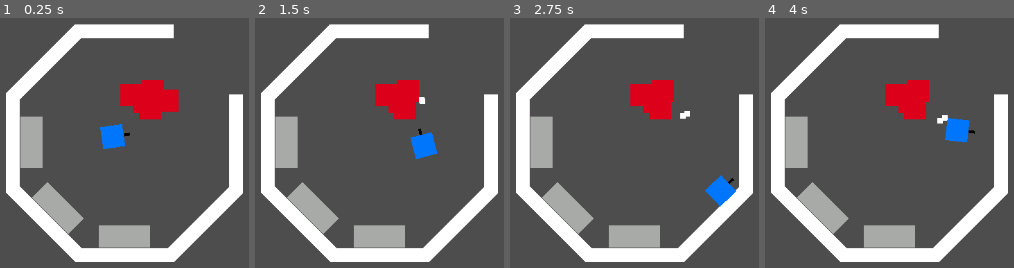
Above: before the commit, frames 1-4 (left to right).
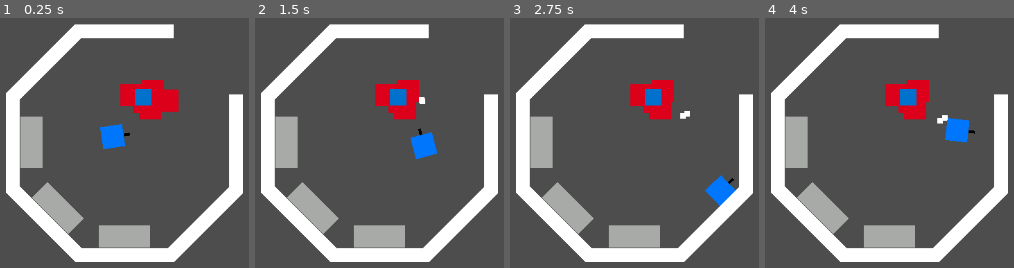
Above: after the commit, the same moments.

Repository: rledford/drone-commander-2025
Game: Godot game, scene res://main.tscn
The game is run twice, just before and just after one commit, with the same random seed, the same clock (stepped at 60 frames per second) and the same inputs.
Inputs (mouse positions are in pixels of both pictures, inside the frame that each line leads up to):
- Up to frame 1 (0.25 s): no input
- Up to frame 2 (1.5 s): tap Enter at 0.5 s; move the mouse to (outside the picture) at 0.52 s; hold D (move_right) 0.53-1.28 s; tap E (interact) at 0.6 s; move the mouse to (419, 128) at 1.27 s; hold S (move_down) from 1.28 s (still down); click (419, 128) at 1.35 s
- Up to frame 3 (2.75 s): move the mouse to (outside the picture) at 2.02 s; release S (move_down) at 2.03 s; hold D (move_right) from 2.03 s (still down); tap E (interact) at 2.1 s
- Up to frame 4 (4 s): move the mouse to (outside the picture) at 2.77 s; release D (move_right) at 2.78 s; hold W (move_up) 2.78-3.53 s; click (outside the picture) at 2.85 s; move the mouse to (outside the picture) at 3.52 s; hold A (move_left) from 3.53 s (still down); tap E (interact) at 3.6 s

The runs differ from the first frame. In frame 1, 0.5% of the frame differs, in the area x 54-62%, y 28-36%; in frame 2, 0.5%; in frame 3, 0.5%, in the area x 54-92%, y 28-76%; in frame 4, 0.5%.

Commit message:
feat: Setup gather drone
- Add event bus signals to separate scrap collection from gathering
- Implement drone scrap gathering and delivery to player

Diff:
--- /dev/null
+++ b/actors/drone/gather_drone/gather_drone.gd
@@ -0,0 +1,36 @@
+extends CharacterBody2D
+
+@export var carry_capacity: int = 3
+@onready var dropzone: Area2D = $Dropzone
+
+var _carry_count: int = 0
+var _scrap_target: Node2D
+
+
+func _ready() -> void:
+	EventBus.scrap_collect_requested.connect(_on_scrap_collect_requested)
+	dropzone.body_entered.connect(_on_dropzone_body_entered)
+
+
+func _process(_delta: float) -> void:
+	pass
+
+
+func _physics_process(_delta: float) -> void:
+	move_and_slide()
+
+
+func _on_scrap_collect_requested(by: Node, scrap: Node, amount: int) -> void:
+	if by != self: return
+	if _carry_count + amount > carry_capacity: return
+
+	_carry_count += amount
+	print('gathered scrap')
+
+
+func _on_dropzone_body_entered(by: Node) -> void:
+	if not _carry_count: return
+
+	EventBus.scrap_delivered.emit(self, by, _carry_count)
+
+	_carry_count = 0
--- /dev/null
+++ b/actors/drone/gather_drone/gather_drone.tscn
@@ -0,0 +1,29 @@
+[gd_scene load_steps=5 format=3 uid="uid://bpj6awi0qwf6r"]
+
+[ext_resource type="Script" uid="uid://qyu62i8kggm1" path="res://actors/drone/gather_drone/gather_drone.gd" id="1_36357"]
+
+[sub_resource type="CanvasTexture" id="CanvasTexture_36357"]
+
+[sub_resource type="CircleShape2D" id="CircleShape2D_36357"]
+radius = 11.0454
+
+[sub_resource type="CircleShape2D" id="CircleShape2D_elyho"]
+radius = 8.0
+
+[node name="GatherDrone" type="CharacterBody2D"]
+collision_mask = 8
+script = ExtResource("1_36357")
+
+[node name="Sprite2D" type="Sprite2D" parent="."]
+modulate = Color(0, 0.44857, 0.803199, 1)
+scale = Vector2(24, 24)
+texture = SubResource("CanvasTexture_36357")
+
+[node name="Dropzone" type="Area2D" parent="."]
+collision_layer = 0
+
+[node name="CollisionShape2D" type="CollisionShape2D" parent="Dropzone"]
+shape = SubResource("CircleShape2D_36357")
+
+[node name="CollisionShape2D" type="CollisionShape2D" parent="."]
+shape = SubResource("CircleShape2D_elyho")
--- a/actors/player/player.gd
+++ b/actors/player/player.gd
@@ -12,7 +12,7 @@
 
 
 func _ready() -> void:
-	pass
+	EventBus.scrap_collect_requested.connect(_on_scrap_collect_requested)
 
 
 func _process(_delta: float) -> void:
@@ -60,3 +60,9 @@
 func _aim() -> void:
 	# self.rotation = self.global_position.angle_to(get_global_mouse_position())
 	look_at(get_global_mouse_position())
+
+
+func _on_scrap_collect_requested(by: Node, scrap: Node, amount: int) -> void:
+	if by != self: return
+
+	EventBus.scrap_collected.emit(by, scrap, amount)
--- a/actors/player/player.tscn
+++ b/actors/player/player.tscn
@@ -5,7 +5,7 @@
 [sub_resource type="CircleShape2D" id="CircleShape2D_6uhly"]
 radius = 15.0333
 
-[node name="Player" type="CharacterBody2D"]
+[node name="Player" type="CharacterBody2D" groups=["player"]]
 collision_mask = 12
 script = ExtResource("1_nvxhs")
 
--- a/actors/scrap/scrap.gd
+++ b/actors/scrap/scrap.gd
@@ -24,4 +24,4 @@
 
 
 func _on_collected(by: Node, _item_id: String, amount: int) -> void:
-	EventBus.scrap_collected.emit(by, self, amount)
+	EventBus.scrap_collect_requested.emit(by, self, amount)
--- a/actors/scrap/scrap.tscn
+++ b/actors/scrap/scrap.tscn
@@ -9,7 +9,7 @@
 [sub_resource type="CircleShape2D" id="CircleShape2D_1ytnd"]
 radius = 2.0
 
-[node name="Scrap" type="CharacterBody2D"]
+[node name="Scrap" type="CharacterBody2D" groups=["scrap"]]
 collision_layer = 0
 collision_mask = 4
 script = ExtResource("1_glojv")
--- a/actors/workbench/workbench.gd
+++ b/actors/workbench/workbench.gd
@@ -14,8 +14,8 @@
 
 func _ready() -> void:
 	interaction.interact.connect(_on_interact)
-	EventBus.craft_drone_request_accepted.connect(_on_craft_request_accepted)
-	EventBus.craft_drone_request_rejected.connect(_on_craft_request_rejected)
+	EventBus.drone_craft_request_accepted.connect(_on_craft_request_accepted)
+	EventBus.drone_craft_request_rejected.connect(_on_craft_request_rejected)
 
 
 func _process(delta: float) -> void:
@@ -55,4 +55,4 @@
 func _on_interact():
 	if _is_crafting: return
 
-	EventBus.craft_drone_requested.emit(self, craft_cost)
+	EventBus.drone_craft_requested.emit(self, craft_cost)
--- a/globals/event_bus.gd
+++ b/globals/event_bus.gd
@@ -1,4 +1,5 @@
 extends Node
+
 
 # player
 signal player_dead
@@ -8,11 +9,20 @@
 
 # scrap
 signal scrap_dropped(position: Vector2)
+signal scrap_collect_requested(by: Node, scrap: Node, amount: int)
 signal scrap_collected(by: Node, scrap: Node, amount: int)
+signal scrap_delivered(by: Node, to: Node, amount: int)
 signal total_scrap_changed(old_scrap: int, new_scrap: int)
 
 # crafting
-signal craft_drone_requested(by: Node, cost: int)
-signal craft_drone_request_rejected(to: Node, reason: String)
-signal craft_drone_request_accepted(to: Node)
-signal craft_drone_completed(by: Node, cost: int)
+signal drone_craft_requested(by: Node, cost: int)
+signal drone_craft_request_rejected(to: Node, reason: String)
+signal drone_craft_request_accepted(to: Node)
+signal drone_craft_completed(by: Node, cost: int)
+
+# control point
+signal control_point_entered(by: Node)
+signal control_point_exited(by: Node)
+signal control_point_captured(by: Enums.Team)
+signal control_point_lost(by: Enums.Team)
+signal control_point_owner_changed(owner: Enums.Team)
--- a/main.tscn
+++ b/main.tscn
@@ -1,10 +1,12 @@
-[gd_scene load_steps=7 format=3 uid="uid://b6q8wks4ev5mq"]
+[gd_scene load_steps=9 format=3 uid="uid://b6q8wks4ev5mq"]
 
 [ext_resource type="PackedScene" uid="uid://ixic0jq3dl22" path="res://managers/game_manager/game_manager.tscn" id="1_1bvp3"]
 [ext_resource type="PackedScene" uid="uid://by0qoac7eocyx" path="res://actors/player/player.tscn" id="2_0xm2m"]
 [ext_resource type="PackedScene" uid="uid://biqfrlv8afh32" path="res://managers/pool_manager/pool_manager.tscn" id="2_lquwl"]
 [ext_resource type="PackedScene" uid="uid://bmrpgxq4n2bvx" path="res://actors/workbench/workbench.tscn" id="3_h2yge"]
 [ext_resource type="PackedScene" uid="uid://c2peryne0m35g" path="res://actors/enemy/test_enemy/test_enemy.tscn" id="5_7mycd"]
+[ext_resource type="PackedScene" uid="uid://b0y7buk7vtjmg" path="res://actors/scrap_dropoff/scrap_dropoff.tscn" id="5_272bh"]
+[ext_resource type="PackedScene" uid="uid://bpj6awi0qwf6r" path="res://actors/drone/gather_drone/gather_drone.tscn" id="7_5vw27"]
 [ext_resource type="PackedScene" uid="uid://bcapq0a0qq6o6" path="res://actors/station/station.tscn" id="7_272bh"]
 
 [node name="Main" type="Node2D"]
@@ -44,6 +46,9 @@
 craft_type = &"support_drone"
 craft_time = 3.0
 
+[node name="ScrapDropoff" parent="World/Player" instance=ExtResource("5_272bh")]
+position = Vector2(290, 167)
+
 [node name="Enemies" type="Node" parent="World" groups=["enemy"]]
 
 [node name="TestEnemy" parent="World/Enemies" instance=ExtResource("5_7mycd")]
@@ -63,11 +68,14 @@
 
 [node name="Drones" type="Node" parent="World"]
 
+[node name="GatherDrone" parent="World/Drones" instance=ExtResource("7_5vw27")]
+position = Vector2(316, 312)
+
 [node name="ControlPoints" type="Node" parent="World"]
 
 [node name="Station" type="Node" parent="World"]
 
+[node name="Station" parent="World/Station" instance=ExtResource("7_272bh")]
+position = Vector2(289, 217)
+
 [node name="UI" type="CanvasLayer" parent="."]
-
-[node name="Station" parent="." instance=ExtResource("7_272bh")]
-position = Vector2(289, 217)
--- a/managers/game_manager/game_manager.gd
+++ b/managers/game_manager/game_manager.gd
@@ -46,28 +46,40 @@
 	scrap_container.add_child(scrap)
 
 
-func on_scrap_collected(_by: Node, scrap: Node, amount: int) -> void:
+func on_scrap_collected(by: Node, scrap: Node, amount: int) -> void:
+	var old_scrap = _total_scrap
 	_total_scrap += amount
+
 	pool_manager.get_pool(&"scrap").release(scrap)
 
+	EventBus.total_scrap_changed.emit(old_scrap, _total_scrap)
 
-func on_craft_drone_requested(by: Node, cost: int) -> void:
+
+func on_scrap_delivered(by: Node, to: Node, amount: int) -> void:
+	print("delivered %s scrap" % amount)
+	var old_scrap = _total_scrap
+	_total_scrap += amount
+	EventBus.total_scrap_changed.emit(old_scrap, _total_scrap)
+
+
+func on_drone_craft_requested(by: Node, cost: int) -> void:
 	if _total_scrap < cost:
-		EventBus.craft_drone_request_rejected.emit(by, "Not enough scrap")
+		EventBus.drone_craft_request_rejected.emit(by, "Not enough scrap")
 	else:
 		var old_total_scrap = _total_scrap
 		_total_scrap -= cost
 		EventBus.total_scrap_changed.emit(old_total_scrap, _total_scrap)
-		EventBus.craft_drone_request_accepted.emit(by)
+		EventBus.drone_craft_request_accepted.emit(by)
 
 
 func connect_signals():
 	EventBus.scrap_dropped.connect(on_scrap_dropped)
+	EventBus.scrap_delivered.connect(on_scrap_delivered)
 	EventBus.scrap_collected.connect(on_scrap_collected)
 	EventBus.bullet_fired.connect(on_bullet_fired)
 	EventBus.bullet_hit.connect(on_bullet_hit)
 	EventBus.bullet_expired.connect(on_bullet_expired)
-	EventBus.craft_drone_requested.connect(on_craft_drone_requested)
+	EventBus.drone_craft_requested.connect(on_drone_craft_requested)
 
 
 func register_pools():
--- a/managers/pool_manager/pool_manager.tscn
+++ b/managers/pool_manager/pool_manager.tscn
@@ -2,5 +2,5 @@
 
 [ext_resource type="Script" uid="uid://t8v3lo2c0dnd" path="res://managers/pool_manager/pool_manager.gd" id="1_q7x55"]
 
-[node name="PoolManager" type="Node" groups=["pool_provider"]]
+[node name="PoolManager" type="Node"]
 script = ExtResource("1_q7x55")
--- a/project.godot
+++ b/project.godot
@@ -27,6 +27,8 @@
 [global_group]
 
 enemy=""
+player=""
+scrap=""
 
 [input]
 
Not shown, added: actors/drone/gather_drone/gather_drone.gd.uid
